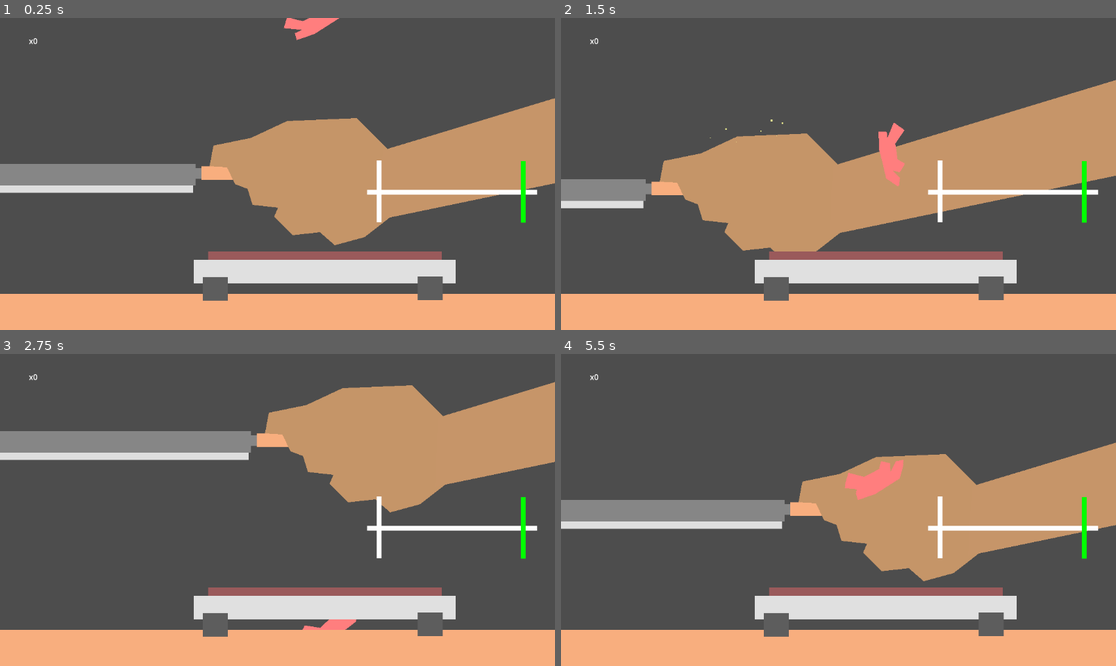
Above: before the commit, frames 1-4 (two rows, left to right).
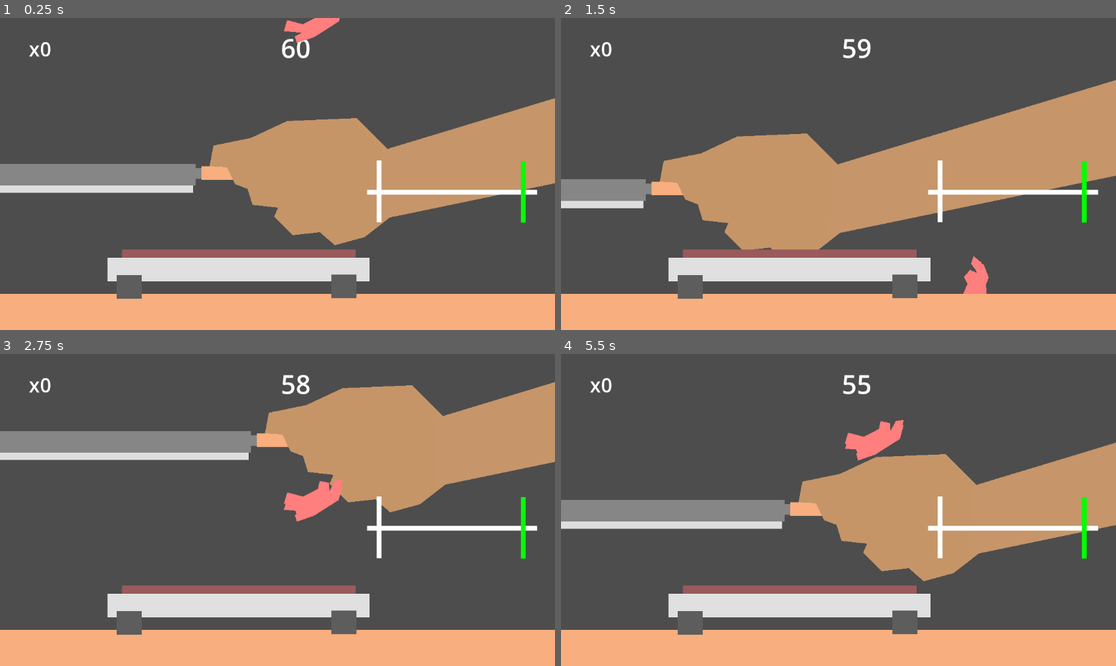
Above: after the commit, the same moments.

Repository: b1gd3vd0g/soup-kitchen
Game: Godot game, scene res://minigames/FryTheMeat/Main.tscn
Same seed, same stepped clock (60 frames per second), same inputs: the game is played once before the commit and once after it. The project has no main scene, so this scene is started directly.
Inputs (mouse positions are in pixels of both pictures, inside the frame that each line leads up to):
- Up to frame 1 (0.25 s): no input
- Up to frame 2 (1.5 s): move the mouse to (960, 158) at 0.52 s; click (960, 158) at 0.6 s; move the mouse to (727, 189) at 1.27 s; click (727, 189) at 1.35 s
- Up to frame 3 (2.75 s): move the mouse to (333, 441) at 2.02 s; click (333, 441) at 2.1 s
- Up to frame 4 (5.5 s): move the mouse to (810, 572) at 2.77 s; click (810, 572) at 2.85 s; move the mouse to (1005, 556) at 3.52 s; click (1005, 556) at 3.6 s; move the mouse to (672, 463) at 4.27 s; click (672, 463) at 4.35 s; move the mouse to (866, 510) at 5.02 s; click (866, 510) at 5.1 s

The runs differ from the first frame. In frame 1, 4.5% of the frame differs, in the area x 5-83%, y 0-91%; in frame 2, 5.0%; in frame 3, 5.3%; in frame 4, 5.7%, in the area x 5-83%, y 6-91%.

Commit message:
Started Catch the Ingredients

Diff:
--- /dev/null
+++ b/minigames/CatchTheIngredients/SoupPot.tscn
@@ -0,0 +1,42 @@
+[gd_scene load_steps=2 format=3 uid="uid://cskwqr63a2jff"]
+
+[ext_resource type="Script" uid="uid://b1pijw8wbudia" path="res://soup_pot.gd" id="1_tt100"]
+
+[node name="SoupPot" type="CharacterBody2D"]
+script = ExtResource("1_tt100")
+
+[node name="PotFront" type="Polygon2D" parent="."]
+position = Vector2(-643, -482)
+color = Color(0.716296, 0.716296, 0.716296, 1)
+polygon = PackedVector2Array(382, 357, 548, 383, 714, 383, 899, 357, 899, 612, 382, 612)
+
+[node name="Rim" type="Line2D" parent="PotFront"]
+points = PackedVector2Array(386, 355, 540, 346, 708, 346, 895, 355, 715, 385, 548, 383, 397, 360)
+default_color = Color(0.894922, 0.894922, 0.894922, 1)
+
+[node name="RightHand" type="Polygon2D" parent="."]
+position = Vector2(-643, -482)
+color = Color(0.989334, 0.656999, 0.516834, 1)
+polygon = PackedVector2Array(910, 408, 935, 362, 990, 365, 1013, 395, 1041, 399, 1056, 424, 1052, 448, 1059, 474, 1058, 498, 1059, 524, 1039, 544, 990, 563, 915, 547, 919, 474)
+
+[node name="Arm" type="Polygon2D" parent="RightHand"]
+position = Vector2(-411.477, 0)
+scale = Vector2(1.44726, 1)
+color = Color(0.988235, 0.658824, 0.517647, 1)
+polygon = PackedVector2Array(935, 432, 1868, 178, 1849, 499, 920, 534)
+
+[node name="RightHand2" type="Polygon2D" parent="."]
+position = Vector2(633, -489)
+rotation = -3.14159
+scale = Vector2(1, -1)
+color = Color(0.989334, 0.656999, 0.516834, 1)
+polygon = PackedVector2Array(910, 408, 935, 362, 990, 365, 1013, 395, 1041, 399, 1056, 424, 1052, 448, 1059, 474, 1058, 498, 1059, 524, 1039, 544, 990, 563, 915, 547, 919, 474)
+
+[node name="Arm" type="Polygon2D" parent="RightHand2"]
+position = Vector2(-298.482, 0)
+scale = Vector2(1.32444, 1)
+color = Color(0.988235, 0.658824, 0.517647, 1)
+polygon = PackedVector2Array(935, 432, 1868, 178, 1849, 499, 920, 534)
+
+[node name="CollisionPolygon2D" type="CollisionPolygon2D" parent="."]
+polygon = PackedVector2Array(-257, -128, -215, -129, -215, 101, 190, 101, 198, -126, 251, -125, 251, 126, -259, 125)
--- a/minigames/FryTheMeat/Main.tscn
+++ b/minigames/FryTheMeat/Main.tscn
@@ -15,12 +15,21 @@
 [sub_resource type="RectangleShape2D" id="RectangleShape2D_ibxeq"]
 size = Vector2(548, 91)
 
+[sub_resource type="LabelSettings" id="LabelSettings_ye3e5"]
+font_size = 41
+
+[sub_resource type="LabelSettings" id="LabelSettings_ylocl"]
+font_size = 54
+
 [node name="Node2D" type="Node2D"]
 position = Vector2(-1, 2)
 script = ExtResource("1_m8msn")
 
 [node name="Pan" parent="." instance=ExtResource("1_ptuye")]
 position = Vector2(1060, 376)
+
+[node name="Timer" type="Timer" parent="Pan"]
+autostart = true
 
 [node name="Scenery" type="Node2D" parent="."]
 z_index = 5
@@ -33,7 +42,7 @@
 polygon = PackedVector2Array(0, 0, 635, 0, 635, 45, 317.648, 45, 0, 45)
 
 [node name="HotPlate" type="Polygon2D" parent="Scenery"]
-position = Vector2(-121, 373)
+position = Vector2(-300, 369)
 scale = Vector2(0.856693, 1.08889)
 color = Color(0.881937, 0.881937, 0.881937, 1)
 polygon = PackedVector2Array(0, 0, 321.89, 0, 635, 0, 635, 45, 317.648, 45, 0, 45)
@@ -58,7 +67,7 @@
 polygon = PackedVector2Array(0, 0, 321.89, 0, 635, 0, 635, 45, 317.648, 45, 0, 45)
 
 [node name="CounterHitbox" type="StaticBody2D" parent="Scenery"]
-position = Vector2(109, 512)
+position = Vector2(-70, 508)
 collision_layer = 4
 physics_material_override = SubResource("PhysicsMaterial_5a1q1")
 
@@ -67,7 +76,7 @@
 shape = SubResource("RectangleShape2D_rhr8g")
 
 [node name="HotPlateHitbox" type="StaticBody2D" parent="Scenery"]
-position = Vector2(139, 399)
+position = Vector2(-40, 395)
 collision_layer = 4
 physics_material_override = SubResource("PhysicsMaterial_7h3s8")
 
@@ -81,6 +90,7 @@
 offset_right = 101.0
 offset_bottom = 57.0
 text = "x0"
+label_settings = SubResource("LabelSettings_ye3e5")
 
 [node name="FryableSpawnMarker" type="Marker2D" parent="."]
 position = Vector2(649, -3)
@@ -91,16 +101,19 @@
 collision_mask = 3
 
 [node name="CollisionPolygon2D" type="CollisionPolygon2D" parent="FryableLossArea"]
+position = Vector2(-121.086, 0.00012207)
+scale = Vector2(1.08836, 1)
 polygon = PackedVector2Array(-659, 1130, -585, 1006, 791, 1006, 902, 1127)
 
 [node name="CollisionPolygon2D2" type="CollisionPolygon2D" parent="FryableLossArea"]
-position = Vector2(431, 242)
+position = Vector2(283, 234)
 rotation = 1.57617
 polygon = PackedVector2Array(-659, 1130, -585, 1006, 791, 1006, 902, 1127)
 
 [node name="CollisionPolygon2D3" type="CollisionPolygon2D" parent="FryableLossArea"]
-position = Vector2(189, 669)
+position = Vector2(96.264, 667.999)
 rotation = 3.15239
+scale = Vector2(1.08227, 1)
 polygon = PackedVector2Array(-659, 1130, -585, 1006, 791, 1006, 902, 1127)
 
 [node name="CollisionPolygon2D4" type="CollisionPolygon2D" parent="FryableLossArea"]
@@ -108,4 +121,13 @@
 rotation = 4.71712
 polygon = PackedVector2Array(-659, 1130, -585, 1006, 791, 1006, 902, 1127)
 
+[node name="TimeRemaining" type="Label" parent="."]
+offset_left = 584.0
+offset_top = 23.0
+offset_right = 646.0
+offset_bottom = 97.0
+text = "60"
+label_settings = SubResource("LabelSettings_ylocl")
+
+[connection signal="timeout" from="Pan/Timer" to="." method="_on_timer_timeout"]
 [connection signal="body_entered" from="FryableLossArea" to="." method="_on_fryable_loss_area_body_entered"]
--- a/minigames/FryTheMeat/Meat.tscn
+++ b/minigames/FryTheMeat/Meat.tscn
@@ -3,15 +3,13 @@
 [ext_resource type="Script" uid="uid://boxdya4rn7fk2" path="res://minigames/FryTheMeat/fryable.gd" id="1_dn3u3"]
 
 [sub_resource type="PhysicsMaterial" id="PhysicsMaterial_617nc"]
-bounce = 0.21
 
 [node name="Meat" type="RigidBody2D"]
 collision_layer = 2
-mass = 42.72
+mass = 286.511
 physics_material_override = SubResource("PhysicsMaterial_617nc")
 can_sleep = false
 continuous_cd = 2
-linear_damp = 3.561
 script = ExtResource("1_dn3u3")
 
 [node name="Polygon2D" type="Polygon2D" parent="."]
--- a/minigames/FryTheMeat/Pan.tscn
+++ b/minigames/FryTheMeat/Pan.tscn
@@ -82,9 +82,15 @@
 
 [node name="CanvasLayer" type="CanvasLayer" parent="."]
 
-[node name="ProgressRoute" parent="CanvasLayer" instance=ExtResource("2_3pasn")]
+[node name="Horizontal" parent="CanvasLayer" instance=ExtResource("2_3pasn")]
 position = Vector2(930, 362)
+
+[node name="Vertical" parent="CanvasLayer" instance=ExtResource("2_3pasn")]
+position = Vector2(956.783, 353)
+rotation = 1.5708
+scale = Vector2(0.480001, 2.87829)
 
 [connection signal="body_entered" from="FryingArea" to="." method="_on_frying_area_body_entered"]
 [connection signal="body_exited" from="FryingArea" to="." method="_on_frying_area_body_exited"]
-[connection signal="progress_completed" from="CanvasLayer/ProgressRoute" to="." method="_on_progress_route_progress_completed"]
+[connection signal="progress_completed" from="CanvasLayer/Horizontal" to="." method="_on_horizontal_progress_completed"]
+[connection signal="progress_completed" from="CanvasLayer/Vertical" to="." method="_on_vertical_progress_completed"]
--- a/minigames/FryTheMeat/main.gd
+++ b/minigames/FryTheMeat/main.gd
@@ -2,6 +2,7 @@
 
 const MAX_FRYABLES = 4
 var fryables_in_scene = 0
+var time_left = 60
 
 var score = 0
 
@@ -30,3 +31,8 @@
 	if body is Fryable:
 		body.queue_free()
 		spawn_fryable()
+
+
+func _on_timer_timeout() -> void:
+	time_left = time_left - 1
+	$TimeRemaining.text = str(time_left)
--- a/minigames/FryTheMeat/pan.gd
+++ b/minigames/FryTheMeat/pan.gd
@@ -1,13 +1,20 @@
 class_name FryingPan extends CharacterBody2D
 
-signal fryable_cooked
+var progress_hits_needed = 5
+var progress_hits = 0
+
+func _ready():
+	var progress_bars = $CanvasLayer.get_children()
+	for bar in progress_bars:
+		bar.set_active(false)
+	var roll = randi_range(0,1)
+	progress_bars[roll].set_active(true)
 
 func _physics_process(_delta: float) -> void:
 	var velocity = get_global_mouse_position() - global_position
 	move_and_collide(velocity)
 
 	move_and_slide()
-
 
 func _on_frying_area_body_exited(_body: Node2D) -> void:
 	var bodies = $FryingArea.get_overlapping_bodies()
@@ -20,15 +27,34 @@
 			$ProgressMarkerHitbox/CollisionShape2D.set_deferred("disabled", false)
 
 
-
 func _on_frying_area_body_entered(body: Node2D) -> void:
 	if body is Fryable:
 		$OilParticle.emitting = true
 		$ProgressMarkerHitbox/CollisionShape2D.set_deferred("disabled", false)
 
-
-func _on_progress_route_progress_completed() -> void:
+func _on_horizontal_progress_completed() -> void:
 	var bodies = $FryingArea.get_overlapping_bodies()
 	for body in bodies:
 		if body is Fryable:
 			body.cook()
+	progress_hits = progress_hits + 1
+	if progress_hits >= progress_hits_needed:
+		var progress_bars = $CanvasLayer.get_children()
+		for bar in progress_bars:
+			bar.set_active(false)
+		var roll = randi_range(0,1)
+		progress_bars[1].set_active(true)
+		progress_hits = 0
+
+func _on_vertical_progress_completed() -> void:
+	var bodies = $FryingArea.get_overlapping_bodies()
+	for body in bodies:
+		if body is Fryable:
+			body.cook()
+	progress_hits = progress_hits + 1
+	if progress_hits >= progress_hits_needed:
+		var progress_bars = $CanvasLayer.get_children()
+		for bar in progress_bars:
+			bar.set_active(false)
+		progress_bars[0].set_active(true)
+		progress_hits = 0
--- a/minigames/FryTheMeat/progress_route.gd
+++ b/minigames/FryTheMeat/progress_route.gd
@@ -2,9 +2,6 @@
 
 signal progress_completed
 
-enum PROGRESSION_MODE{OSCILLATE, LOOP}
-
-@export var progression_mode: PROGRESSION_MODE
 var forward = true
 
 var progress_markers
@@ -32,3 +29,14 @@
 			id = -1
 			progress_completed.emit()
 		progress_markers[clamp(id + 1, 0, num_markers - 1)].set_active()
+
+func set_active(is_active):
+	if !is_active:
+		#Disable all markers
+		for marker in progress_markers:
+			marker.set_inactive()
+		visible = false
+	else:
+		#Enable first marker
+		progress_markers[0].set_active()
+		visible = true
--- /dev/null
+++ b/soup_pot.gd
@@ -0,0 +1,7 @@
+extends CharacterBody2D
+
+func _physics_process(_delta: float) -> void:
+	var velocity = get_global_mouse_position() - global_position
+	move_and_collide(velocity)
+
+	move_and_slide()
Not shown: 1 places in minigames/FryTheMeat/Main.tscn that only renumber resources
Not shown, added: soup_pot.gd.uid
